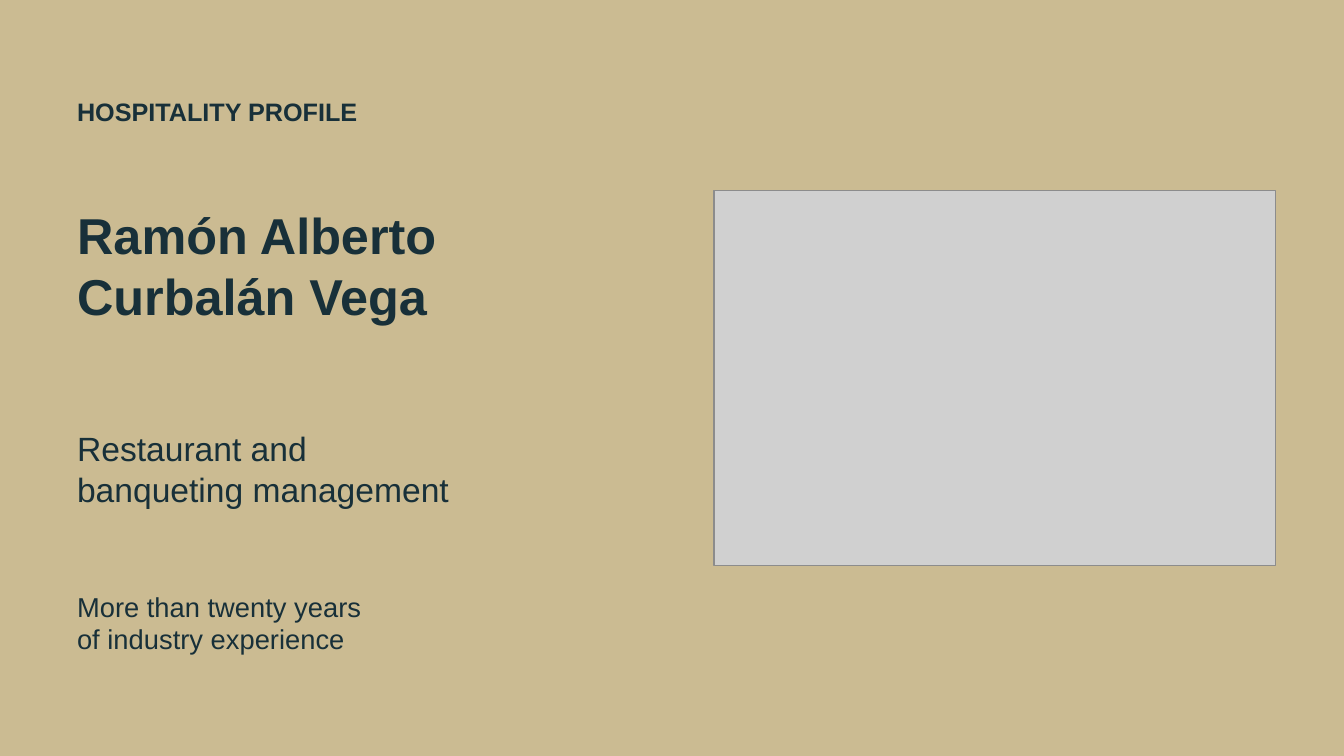
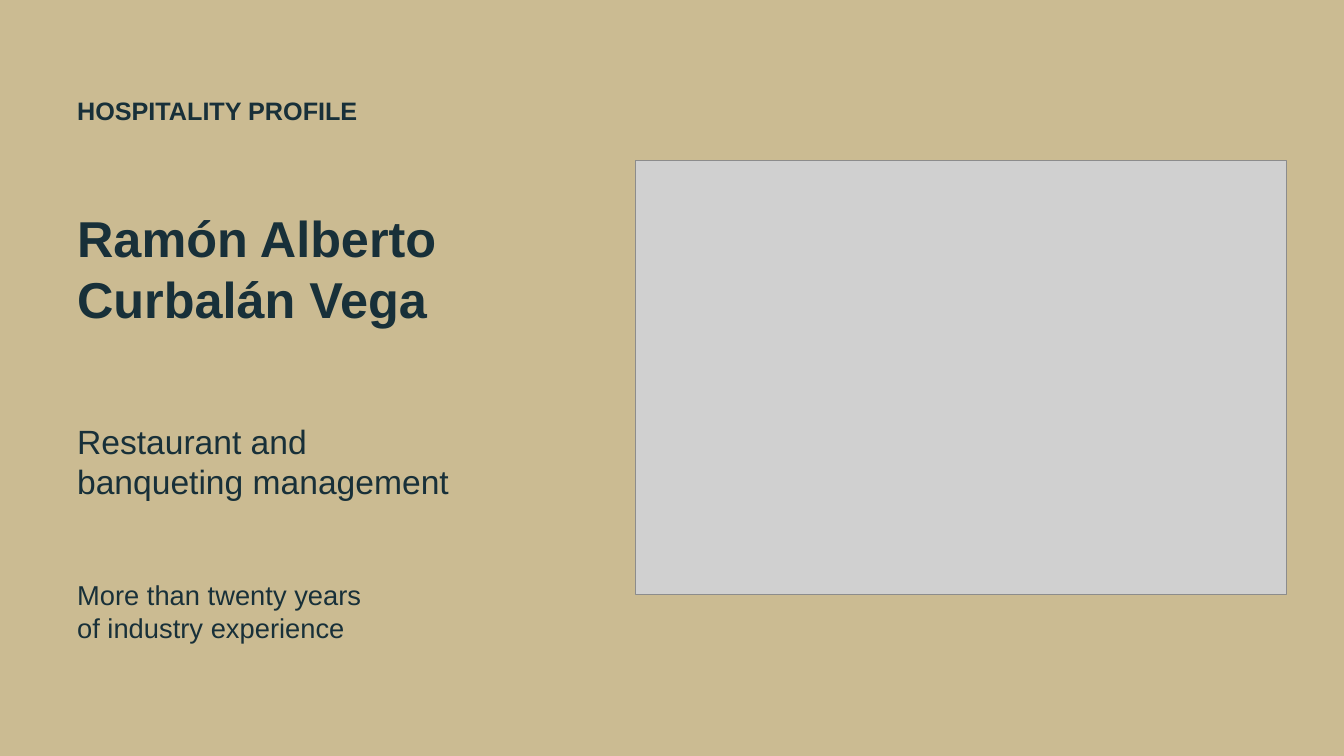
Before and after one commit to Raymonchu48/human-systems-performance, a slide deck: slide 1 of en/assets/Perfil_Hosteleria_Ramon_Curbalan_Vega.pptx. Drawn at 1344x756 pixels with LibreOffice and Linux fonts; fonts in the diff are those of the drawing; grey boxes stand for pictures. Boxes give left, top, right and bottom in pixels: in the first picture for what was removed or moved away, otherwise in the second. Text is boxed around its words. In the diff, an @@ line names an element or a change of style, - is before the commit and + after.

Commit message:
Restore original Spanish document and deck designs in the English edition
Preserve original artwork, page geometry, colours and typography; translate text in place. Restore contact artwork and FARMAGEND branding, and refresh document viewer URLs.

```diff
--- a/en/assets/Perfil_Hosteleria_Ramon_Curbalan_Vega.pptx
+++ b/en/assets/Perfil_Hosteleria_Ramon_Curbalan_Vega.pptx
@@ picture: place and size @@
-picture at (714, 191, 1275, 566)
+picture at (635, 161, 1287, 596)
@@ text "Restaurant and": place and size @@
-text "Restaurant and" at (77, 436, 449, 509)
+text "Restaurant and" at (77, 429, 449, 501)
@@ text "More than twenty years": place and size @@
-text "More than twenty years" at (77, 597, 361, 654)
+text "More than twenty years" at (77, 585, 361, 643)
```
Also in this commit, not shown: 5 other slides changed, 32 other files.
